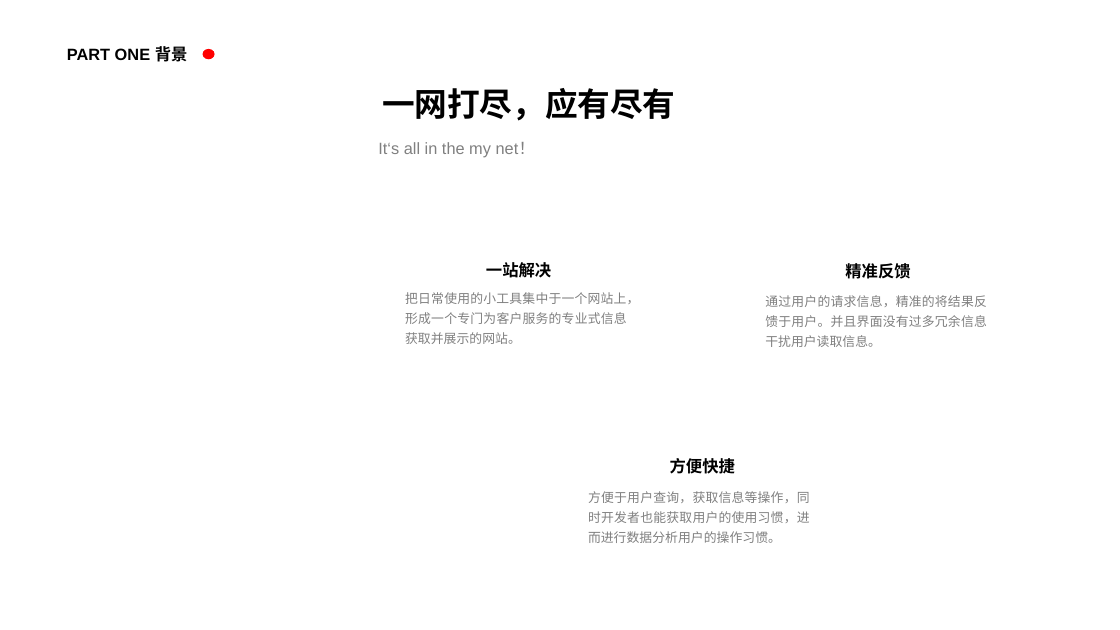
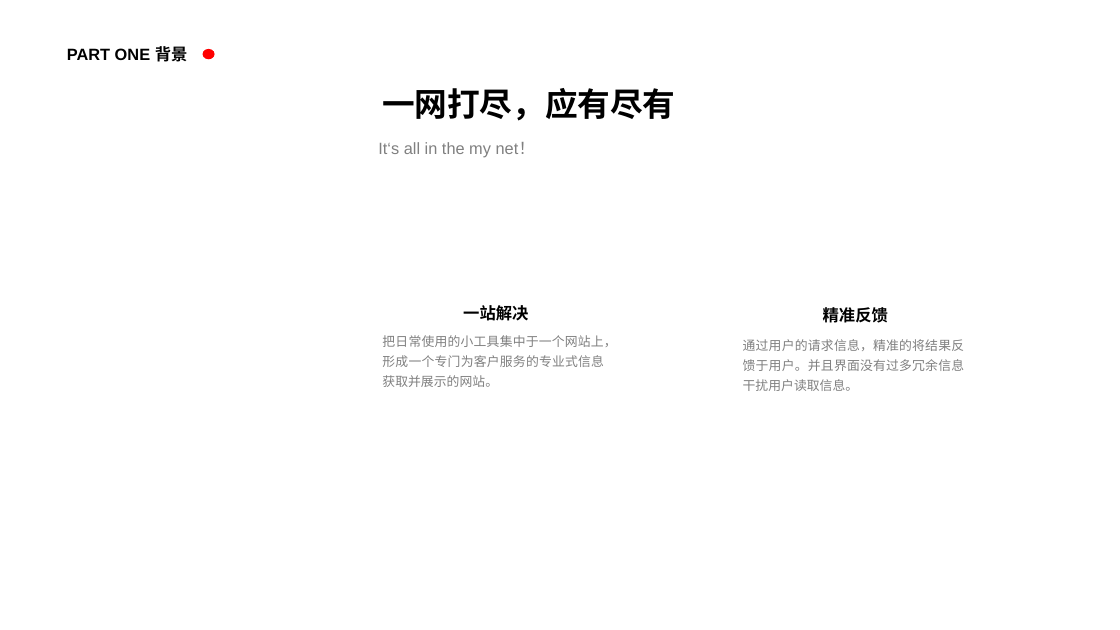
Before and after one commit to ShuoyuGong/Tool, a slide deck: slide 4 of Everything（TOOLS）.pptx. Drawn at 1120x630 pixels with LibreOffice and Linux fonts; fonts in the diff are those of the drawing; background and template pictures are left out. Boxes give left, top, right and bottom in pixels: in the first picture for what was removed or moved away, otherwise in the second. Text is boxed around its words. In the diff, an @@ line names an element or a change of style, - is before the commit and + after.

```diff
--- a/Everything（TOOLS）.pptx
+++ b/Everything（TOOLS）.pptx
@@ 4 texts moved together from (x1=405, y1=262, x2=987, y2=347) to (x1=382, y1=305, x2=965, y2=391) @@
@@ text removed at (x1=670, y1=458, x2=735, y2=474) @@
-方便快捷
@@ text removed at (x1=588, y1=491, x2=810, y2=543) @@
-方便于用户查询，获取信息等操作，同时开发者也能获取用户的使用习惯，进而进行数据分析用户的操作习惯。
```
Also in this commit, not shown: 4 other slides changed, 37 other files.
